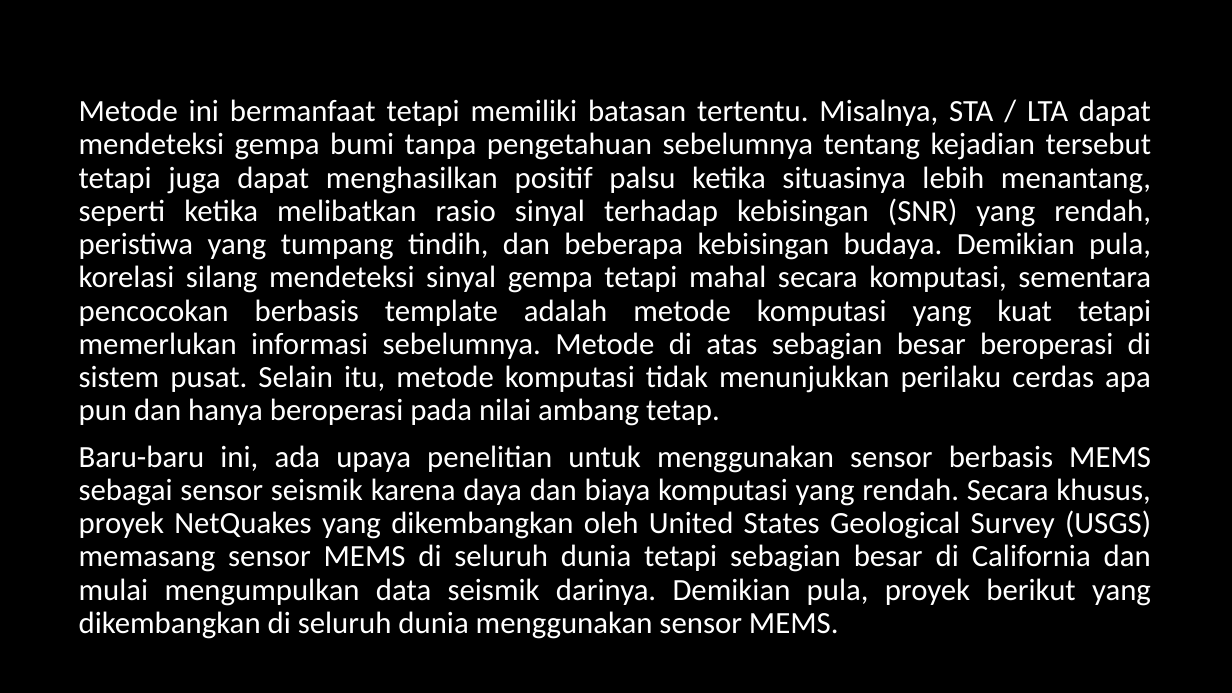
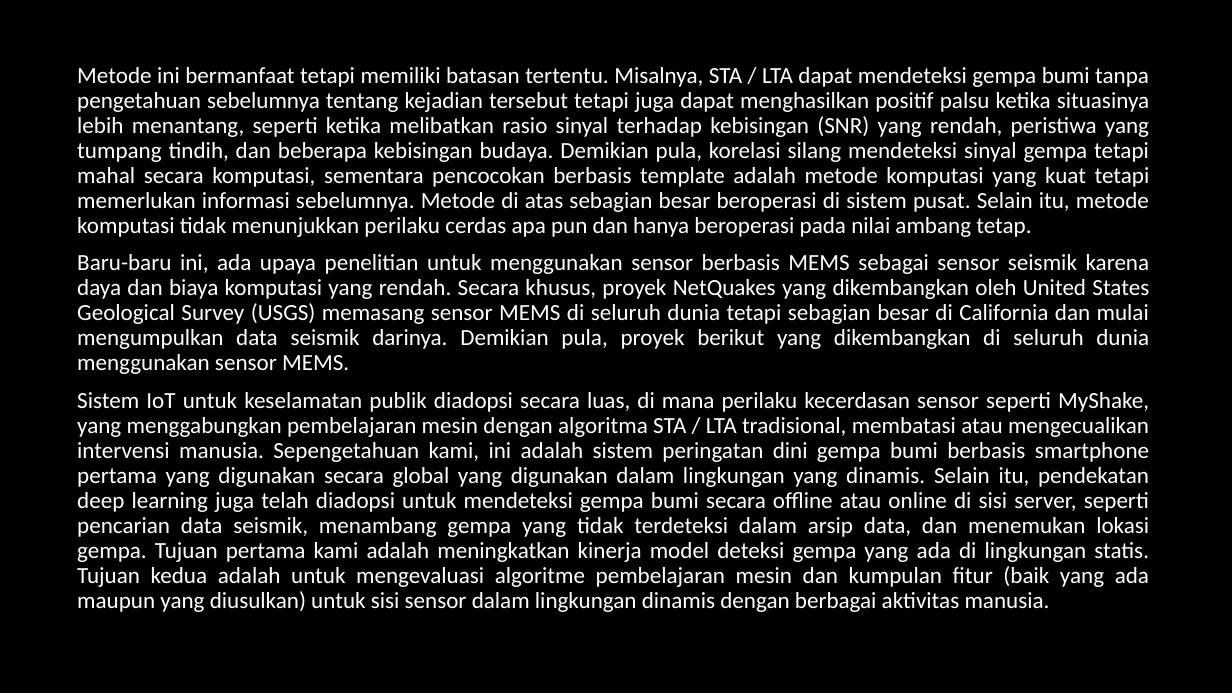
Before and after one commit to juvina03/SBP, a slide deck: slide 8 of PPT_Presentasi_SBP.pptx (slide 9 before the commit). Drawn at 1232x693 pixels with LibreOffice and Linux fonts; fonts in the diff are those of the drawing. Boxes give left, top, right and bottom in pixels: in the first picture for what was removed or moved away, otherwise in the second. Text is boxed around its words. In the diff, an @@ line names an element or a change of style, - is before the commit and + after.

```diff
--- a/PPT_Presentasi_SBP.pptx
+++ b/PPT_Presentasi_SBP.pptx
@@ text "Metode ini bermanfaat tetapi memiliki ...": place and size @@
-text "Metode ini bermanfaat tetapi memiliki ..." at [79, 99, 1152, 639]
+text "Metode ini bermanfaat tetapi memiliki ..." at [77, 67, 1150, 612]
@@ text at [77, 67, 1150, 374]: size 24 to 18 pt in "Metode ini bermanfaat tetapi memiliki batasan tertentu. ...", "Baru-baru ini, ada upaya penelitian untuk menggunakan ..." @@
@@ text at [77, 392, 1149, 612]: paragraph added @@
+Sistem IoT untuk keselamatan publik diadopsi secara luas, di mana perilaku kecerdasan sensor seperti MyShake, yang menggabungkan pembelajaran mesin dengan algoritma STA / LTA tradisional, membatasi atau mengecualikan intervensi manusia. Sepengetahuan kami, ini adalah sistem peringatan dini gempa bumi berbasis smartphone pertama yang digunakan secara global yang digunakan dalam lingkungan yang dinamis. Selain itu, pendekatan deep learning juga telah diadopsi untuk mendeteksi gempa bumi secara offline atau online di sisi server, seperti pencarian data seismik, menambang gempa yang tidak terdeteksi dalam arsip data, dan menemukan lokasi gempa. Tujuan pertama kami adalah meningkatkan kinerja model deteksi gempa yang ada di lingkungan statis. Tujuan kedua adalah untuk mengevaluasi algoritme pembelajaran mesin dan kumpulan fitur (baik yang ada maupun yang diusulkan) untuk sisi sensor dalam lingkungan dinamis dengan berbagai aktivitas manusia.
```
Also in this commit, not shown: 1 other slide changed, 2 slides removed.
